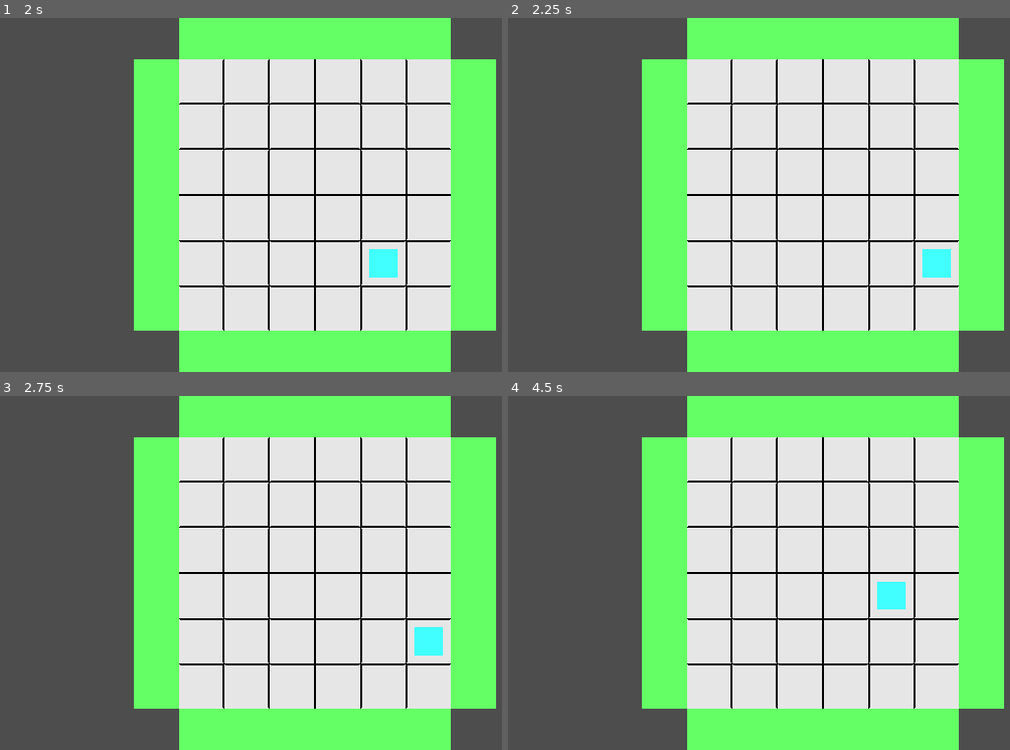
Above: before the commit, frames 1-4 (two rows, left to right).
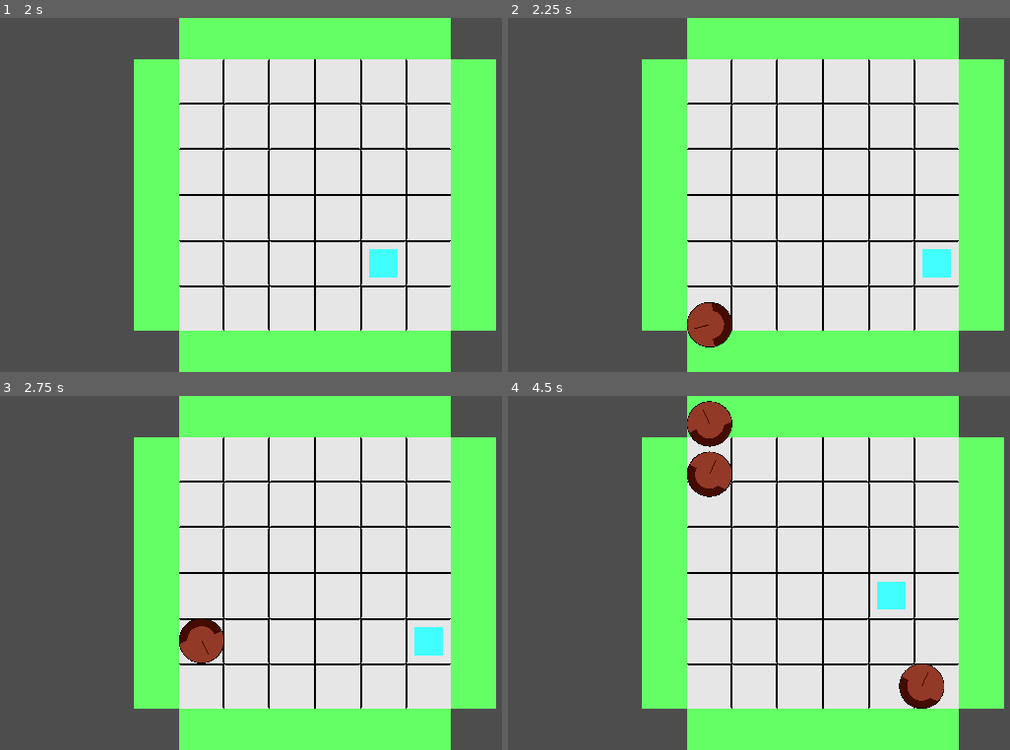
Above: after the commit, the same moments.

Repository: fantasticyeyplustiger/go-go-go
Game: Godot game, scene res://Levels/testing_level.tscn
Same seed, same stepped clock (60 frames per second), same inputs: the game is played once before the commit and once after it.
Inputs:
- Up to frame 1 (2 s): tap Enter at 0.5 s; hold D (right) 0.53-1.28 s; tap Space at 1.25 s; hold S (down) from 1.28 s (still down)
- Up to frame 2 (2.25 s): tap Enter at 2 s; release S (down) at 2.03 s; hold D (right) from 2.03 s (still down)
- Up to frame 3 (2.75 s): keep holding D (right)
- Up to frame 4 (4.5 s): release D (right) at 2.78 s; hold W (up) 2.78-3.53 s; hold A (left) from 3.53 s (still down)

Frame 1 is identical in both runs. In frame 2, 0.9% of the frame differs, in the area x 35-45%, y 80-94%; in frame 3, 0.9%; in frame 4, 2.7%, in the area x 35-87%, y 1-89%.

Commit message:
level works sometimes

Diff:
--- a/GoGoGo!/Levels/LevelScript.gd
+++ b/GoGoGo!/Levels/LevelScript.gd
@@ -2,8 +2,107 @@
 
 @export var rows : int = 0
 @export var columns : int = 0
+@export var row_attack_spot_limit : int = 0
+@export var column_attack_spot_limit : int = 0
 
 var wave = 0
 
+var row_attacks
+var column_attacks
+
+# -1 = left or up, 1 = right or down
+var spawn_left_or_right : Array[int] = [0, 0, 0, 0, 0, 0]
+var spawn_up_or_down : Array[int] = [0, 0, 0, 0, 0, 0]
+
 func _ready():
+	$Timer.start()
 	pass
+
+'''
+-- GET AMOUNT OF ATTACKS --
+- gets the amount of attacks to send for this wave
+- input: wave (the higher the wave, the more likely more obstacles will come)
+'''
+func get_amount_of_attacks(wave, row_or_column_limit):
+#endregion
+
+	var possible_attack_spots : int
+
+	if wave >= 15:
+		possible_attack_spots = 4
+	elif wave >= 10:
+		possible_attack_spots = 3
+	elif wave >= 5:
+		possible_attack_spots = 2
+	else:
+		return 1
+
+	# makes it so you won't happen to get 1 obstacle in like wave 100 or something
+	var wave_spawn_booster : int = (wave / 20) - 1
+
+	if wave_spawn_booster >= possible_attack_spots:
+		return possible_attack_spots
+
+	var attack_spots = randi_range(wave_spawn_booster, possible_attack_spots)
+	return attack_spots
+
+func get_random_number(lower_bound : int, upper_bound : int):
+	var random_number = randi_range(lower_bound, upper_bound)
+	return random_number
+
+func get_attack():
+
+	var random_spawn = 0
+	var row_limit_breaker = 0
+	var column_limit_breaker = 0
+
+	for i in spawn_left_or_right:
+		if row_limit_breaker > row_attacks:
+			break
+
+		random_spawn = get_random_number(-1, 1)
+		spawn_left_or_right[i] = random_spawn
+		row_limit_breaker += 1
+
+	for i in spawn_up_or_down:
+		if column_limit_breaker > column_attacks:
+			break
+
+		random_spawn = get_random_number(-1, 1)
+		spawn_up_or_down[i] = random_spawn
+
+		if random_spawn == 0:
+			continue
+
+		column_limit_breaker += 1
+
+func attack():
+
+	for i in spawn_left_or_right:
+
+		match spawn_left_or_right[i]:
+			-1: # spawn an obstacle and roll it to the left
+				get_node("LeftSpawners/LeftSpawner" + str(i + 1)).flash_arrow(0.5)
+			1: # spawn an obstacle and roll it to the right
+				get_node("RightSpawners/RightSpawner" + str(i + 1)).flash_arrow(0.5)
+
+	for i in spawn_up_or_down:
+
+		match spawn_up_or_down[i]:
+			-1:
+				get_node("UpSpawners/UpSpawner" + str(i + 1)).flash_arrow(0.5)
+			1:
+				get_node("DownSpawners/DownSpawner" + str(i + 1)).flash_arrow(0.5)
+	pass
+
+
+
+func on_rhythm():
+
+	row_attacks = get_amount_of_attacks(wave, row_attack_spot_limit)
+	column_attacks = get_amount_of_attacks(wave, column_attack_spot_limit)
+
+	get_attack()
+	attack()
+
+	wave += 1
--- a/GoGoGo!/Levels/testing_level.tscn
+++ b/GoGoGo!/Levels/testing_level.tscn
@@ -12,6 +12,8 @@
 script = ExtResource("1_q061h")
 rows = 6
 columns = 6
+row_attack_spot_limit = 4
+column_attack_spot_limit = 4
 
 [node name="TileMap" parent="." instance=ExtResource("1_5yvkk")]
 layer_0/tile_data = PackedInt32Array(-393216, 1, 0, -327680, 1, 0, -262144, 1, 0, -196608, 1, 0, -131072, 1, 0, -65536, …(864 unchanged characters)…
@@ -24,11 +26,11 @@
 zoom = Vector2(0.18, 0.18)
 
 [node name="Timer" type="Timer" parent="."]
-wait_time = 3.0
+wait_time = 2.0
 
 [node name="UpSpawners" type="Node2D" parent="."]
 
-[node name="UpSpawner" parent="UpSpawners" instance=ExtResource("4_stp0o")]
+[node name="UpSpawner1" parent="UpSpawners" instance=ExtResource("4_stp0o")]
 position = Vector2(128, 128)
 
 [node name="UpSpawner2" parent="UpSpawners" instance=ExtResource("4_stp0o")]
@@ -48,7 +50,7 @@
 
 [node name="DownSpawners" type="Node2D" parent="."]
 
-[node name="DownSpawner" parent="DownSpawners" instance=ExtResource("5_53x5i")]
+[node name="DownSpawner1" parent="DownSpawners" instance=ExtResource("5_53x5i")]
 position = Vector2(128, -1664)
 
 [node name="DownSpawner2" parent="DownSpawners" instance=ExtResource("5_53x5i")]
@@ -68,7 +70,7 @@
 
 [node name="LeftSpawners" type="Node2D" parent="."]
 
-[node name="LeftSpawner" parent="LeftSpawners" instance=ExtResource("6_0rxm6")]
+[node name="LeftSpawner1" parent="LeftSpawners" instance=ExtResource("6_0rxm6")]
 position = Vector2(1664, -128)
 
 [node name="LeftSpawner2" parent="LeftSpawners" instance=ExtResource("6_0rxm6")]
@@ -88,7 +90,7 @@
 
 [node name="RightSpawners" type="Node2D" parent="."]
 
-[node name="RightSpawner" parent="RightSpawners" instance=ExtResource("7_8o137")]
+[node name="RightSpawner1" parent="RightSpawners" instance=ExtResource("7_8o137")]
 position = Vector2(-128, -128)
 
 [node name="RightSpawner2" parent="RightSpawners" instance=ExtResource("7_8o137")]
--- a/GoGoGo!/ObstacleSpawners/DownSpawner.tscn
+++ b/GoGoGo!/ObstacleSpawners/DownSpawner.tscn
@@ -1,8 +1,51 @@
-[gd_scene load_steps=2 format=3 uid="uid://ceoptljlkcl4m"]
+[gd_scene load_steps=7 format=3 uid="uid://ceoptljlkcl4m"]
 
-[ext_resource type="PackedScene" uid="uid://cif1rmnl34r5x" path="res://ObstacleSpawners/UpSpawner.tscn" id="1_tlc1o"]
+[ext_resource type="Script" path="res://ObstacleSpawners/ObstacleSpawner.gd" id="1_0bo5n"]
+[ext_resource type="Texture2D" uid="uid://ckntjwovxe1ic" path="res://Sprites/DownDoot.png" id="2_6pqg7"]
+[ext_resource type="Texture2D" uid="uid://dkapiwbqs4pwb" path="res://Sprites/LeftDoot (1).png" id="3_1gu10"]
+[ext_resource type="Texture2D" uid="uid://b2oiwblrepkse" path="res://Sprites/RightDoot.png" id="4_vr5ng"]
+[ext_resource type="Texture2D" uid="uid://nm7um3p87m5" path="res://Sprites/UpDoot.png" id="5_pdcik"]
+
+[sub_resource type="SpriteFrames" id="SpriteFrames_4qj8g"]
+animations = [{
+"frames": [{
+"duration": 1.0,
+"texture": ExtResource("2_6pqg7")
+}],
+"loop": true,
+"name": &"down_arrow",
+"speed": 5.0
+}, {
+"frames": [{
+"duration": 1.0,
+"texture": ExtResource("3_1gu10")
+}],
+"loop": true,
+"name": &"left_arrow",
+"speed": 5.0
+}, {
+"frames": [{
+"duration": 1.0,
+"texture": ExtResource("4_vr5ng")
+}],
+"loop": true,
+"name": &"right_arrow",
+"speed": 5.0
+}, {
+"frames": [{
+"duration": 1.0,
+"texture": ExtResource("5_pdcik")
+}],
+"loop": true,
+"name": &"up_arrow",
+"speed": 5.0
+}]
 
 [node name="DownSpawner" type="Node2D"]
+script = ExtResource("1_0bo5n")
+direction = 0
 
-[node name="UpSpawner" parent="." instance=ExtResource("1_tlc1o")]
-direction = 0
+[node name="Arrow" type="AnimatedSprite2D" parent="."]
+visible = false
+sprite_frames = SubResource("SpriteFrames_4qj8g")
+animation = &"up_arrow"
--- a/GoGoGo!/ObstacleSpawners/LeftSpawner.tscn
+++ b/GoGoGo!/ObstacleSpawners/LeftSpawner.tscn
@@ -1,8 +1,51 @@
-[gd_scene load_steps=2 format=3 uid="uid://bs00xa4axldl3"]
+[gd_scene load_steps=7 format=3 uid="uid://bs00xa4axldl3"]
 
-[ext_resource type="PackedScene" uid="uid://cif1rmnl34r5x" path="res://ObstacleSpawners/UpSpawner.tscn" id="1_qiaho"]
+[ext_resource type="Script" path="res://ObstacleSpawners/ObstacleSpawner.gd" id="1_peypm"]
+[ext_resource type="Texture2D" uid="uid://ckntjwovxe1ic" path="res://Sprites/DownDoot.png" id="2_8th10"]
+[ext_resource type="Texture2D" uid="uid://dkapiwbqs4pwb" path="res://Sprites/LeftDoot (1).png" id="3_ymls7"]
+[ext_resource type="Texture2D" uid="uid://b2oiwblrepkse" path="res://Sprites/RightDoot.png" id="4_4lj5k"]
+[ext_resource type="Texture2D" uid="uid://nm7um3p87m5" path="res://Sprites/UpDoot.png" id="5_rpjoh"]
+
+[sub_resource type="SpriteFrames" id="SpriteFrames_cpdfs"]
+animations = [{
+"frames": [{
+"duration": 1.0,
+"texture": ExtResource("2_8th10")
+}],
+"loop": true,
+"name": &"down_arrow",
+"speed": 5.0
+}, {
+"frames": [{
+"duration": 1.0,
+"texture": ExtResource("3_ymls7")
+}],
+"loop": true,
+"name": &"left_arrow",
+"speed": 5.0
+}, {
+"frames": [{
+"duration": 1.0,
+"texture": ExtResource("4_4lj5k")
+}],
+"loop": true,
+"name": &"right_arrow",
+"speed": 5.0
+}, {
+"frames": [{
+"duration": 1.0,
+"texture": ExtResource("5_rpjoh")
+}],
+"loop": true,
+"name": &"up_arrow",
+"speed": 5.0
+}]
 
 [node name="LeftSpawner" type="Node2D"]
+script = ExtResource("1_peypm")
+direction = 1
 
-[node name="UpSpawner" parent="." instance=ExtResource("1_qiaho")]
-direction = 1
+[node name="Arrow" type="AnimatedSprite2D" parent="."]
+visible = false
+sprite_frames = SubResource("SpriteFrames_cpdfs")
+animation = &"up_arrow"
--- a/GoGoGo!/ObstacleSpawners/ObstacleSpawner.gd
+++ b/GoGoGo!/ObstacleSpawners/ObstacleSpawner.gd
@@ -46,7 +46,7 @@
 '''
 func roll_obstacle():
 
-	boulder.init(direction, Globals.obstacle_types.BOULDER)
+	boulder.initialize(direction, Globals.obstacle_types.BOULDER)
 	add_child(boulder)
 	boulder.global_position = global_position
 
--- a/GoGoGo!/ObstacleSpawners/RightSpawner.tscn
+++ b/GoGoGo!/ObstacleSpawners/RightSpawner.tscn
@@ -1,8 +1,51 @@
-[gd_scene load_steps=2 format=3 uid="uid://py6dh66fpkmy"]
+[gd_scene load_steps=7 format=3 uid="uid://py6dh66fpkmy"]
 
-[ext_resource type="PackedScene" uid="uid://cif1rmnl34r5x" path="res://ObstacleSpawners/UpSpawner.tscn" id="1_8soau"]
+[ext_resource type="Script" path="res://ObstacleSpawners/ObstacleSpawner.gd" id="1_w6o24"]
+[ext_resource type="Texture2D" uid="uid://ckntjwovxe1ic" path="res://Sprites/DownDoot.png" id="2_e8awc"]
+[ext_resource type="Texture2D" uid="uid://dkapiwbqs4pwb" path="res://Sprites/LeftDoot (1).png" id="3_nxhqe"]
+[ext_resource type="Texture2D" uid="uid://b2oiwblrepkse" path="res://Sprites/RightDoot.png" id="4_enisw"]
+[ext_resource type="Texture2D" uid="uid://nm7um3p87m5" path="res://Sprites/UpDoot.png" id="5_6yhmw"]
+
+[sub_resource type="SpriteFrames" id="SpriteFrames_tu8pq"]
+animations = [{
+"frames": [{
+"duration": 1.0,
+"texture": ExtResource("2_e8awc")
+}],
+"loop": true,
+"name": &"down_arrow",
+"speed": 5.0
+}, {
+"frames": [{
+"duration": 1.0,
+"texture": ExtResource("3_nxhqe")
+}],
+"loop": true,
+"name": &"left_arrow",
+"speed": 5.0
+}, {
+"frames": [{
+"duration": 1.0,
+"texture": ExtResource("4_enisw")
+}],
+"loop": true,
+"name": &"right_arrow",
+"speed": 5.0
+}, {
+"frames": [{
+"duration": 1.0,
+"texture": ExtResource("5_6yhmw")
+}],
+"loop": true,
+"name": &"up_arrow",
+"speed": 5.0
+}]
 
 [node name="RightSpawner" type="Node2D"]
+script = ExtResource("1_w6o24")
+direction = 2
 
-[node name="UpSpawner" parent="." instance=ExtResource("1_8soau")]
-direction = 2
+[node name="Arrow" type="AnimatedSprite2D" parent="."]
+visible = false
+sprite_frames = SubResource("SpriteFrames_tu8pq")
+animation = &"up_arrow"
--- a/GoGoGo!/Obstacles/Boulder.tscn
+++ b/GoGoGo!/Obstacles/Boulder.tscn
@@ -9,7 +9,7 @@
 [sub_resource type="RectangleShape2D" id="RectangleShape2D_sbhix"]
 
 [node name="Boulder" type="CharacterBody2D"]
-collision_layer = 8
+collision_layer = 0
 script = ExtResource("1_vnufw")
 rotate_speed = 0.15
 direction = 2
@@ -24,3 +24,10 @@
 
 [node name="CollisionShape2D" type="CollisionShape2D" parent="."]
 shape = SubResource("RectangleShape2D_sbhix")
+
+[node name="Timer" type="Timer" parent="."]
+wait_time = 10.0
+one_shot = true
+autostart = true
+
+[connection signal="timeout" from="Timer" to="." method="die"]
--- a/GoGoGo!/Obstacles/RollingObstacle.gd
+++ b/GoGoGo!/Obstacles/RollingObstacle.gd
@@ -4,7 +4,7 @@
 @export var direction : Globals.directions = Globals.directions.UP
 @export var obstacle_type : Globals.obstacle_types = Globals.obstacle_types.BOULDER
 
-func _init(dir, obs_type):
+func initialize(dir, obs_type):
 	direction = dir
 	obstacle_type = obs_type
 	pass
@@ -21,3 +21,6 @@
 
 func on_roll(roll_velocity):
 	velocity = roll_velocity
+
+func die():
+	queue_free()
